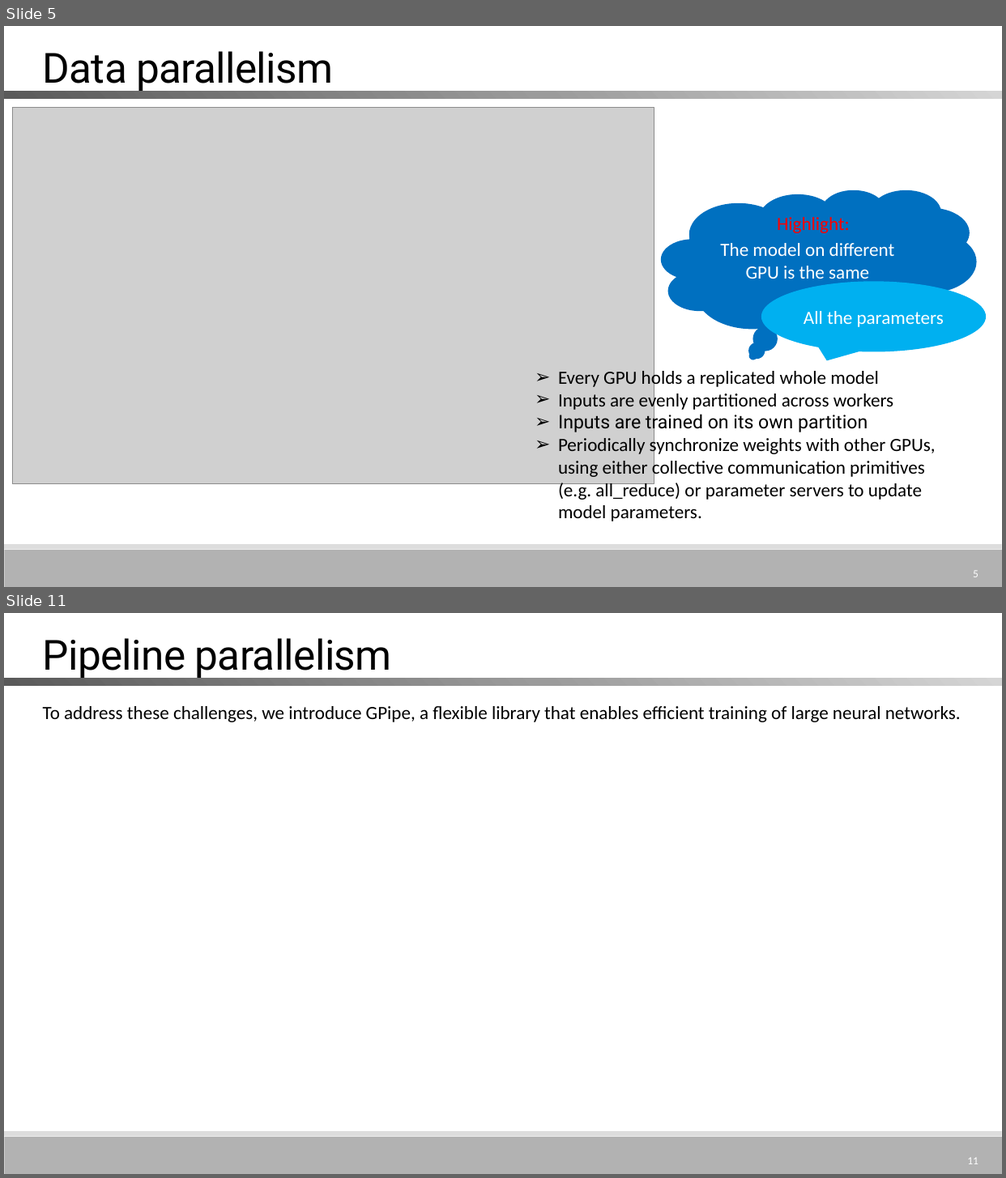
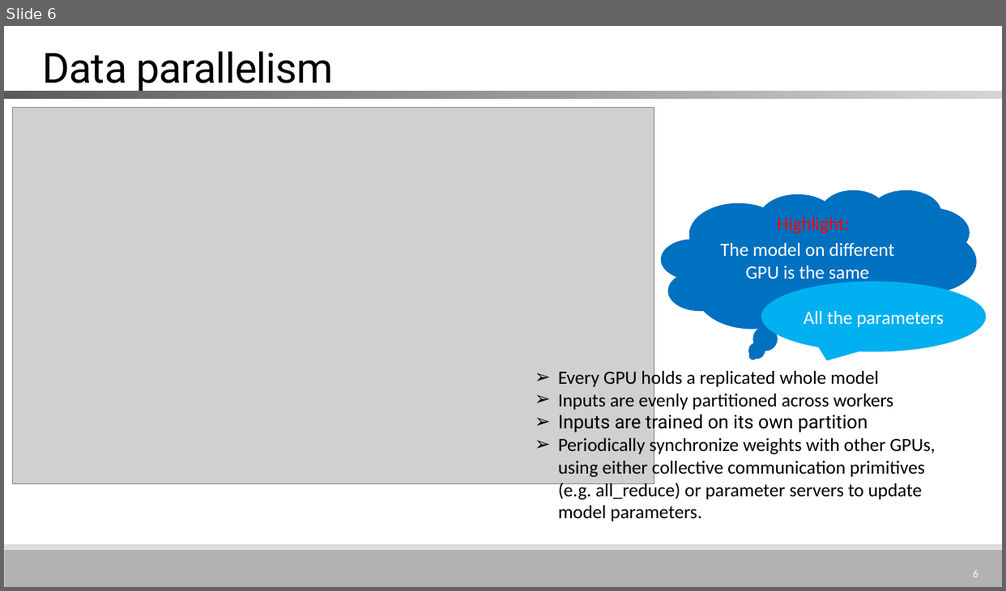
Before and after one commit to MitchellX/RecordCommand, a slide deck: GPipe.pptx. Shown one above the other, each under a label of ours: slides 5 and 11 before the commit, slide 6 after it; the slides between them are not shown. The pictures are 1006x1178 and 1006x591 pixels, drawn with LibreOffice and Linux fonts; fonts in the diff are those of the drawing; grey boxes stand for pictures. Boxes give left, top, right and bottom in pixels: in the first picture for what was removed or moved away, otherwise in the second. Text is boxed around its words. In the diff, an @@ line names an element or a change of style, - is before the commit and + after.

```diff
--- a/GPipe.pptx
+++ b/GPipe.pptx
@@ slide 11 removed at bbox=[4, 613, 1002, 1174], background #FFFFFF; not listed: 2 template elements that a slide beside it also shows @@
@@ title removed at bbox=[43, 638, 392, 680] @@
-Pipeline parallelism
@@ rectangle removed at bbox=[4, 678, 1002, 686] @@
@@ text removed at bbox=[43, 706, 961, 722] @@
-To address these challenges, we introduce GPipe, a flexible library that enables efficient training of large neural networks.
@@ page number removed at bbox=[967, 1157, 978, 1165] @@
-11
@@ what was slide 5 is now slide 6 @@
@@ page number at bbox=[973, 570, 978, 578]: text changed @@
-5
+6
```
Also in this commit, not shown: 11 slides changed, 17 slides added, 11 other slides removed.
